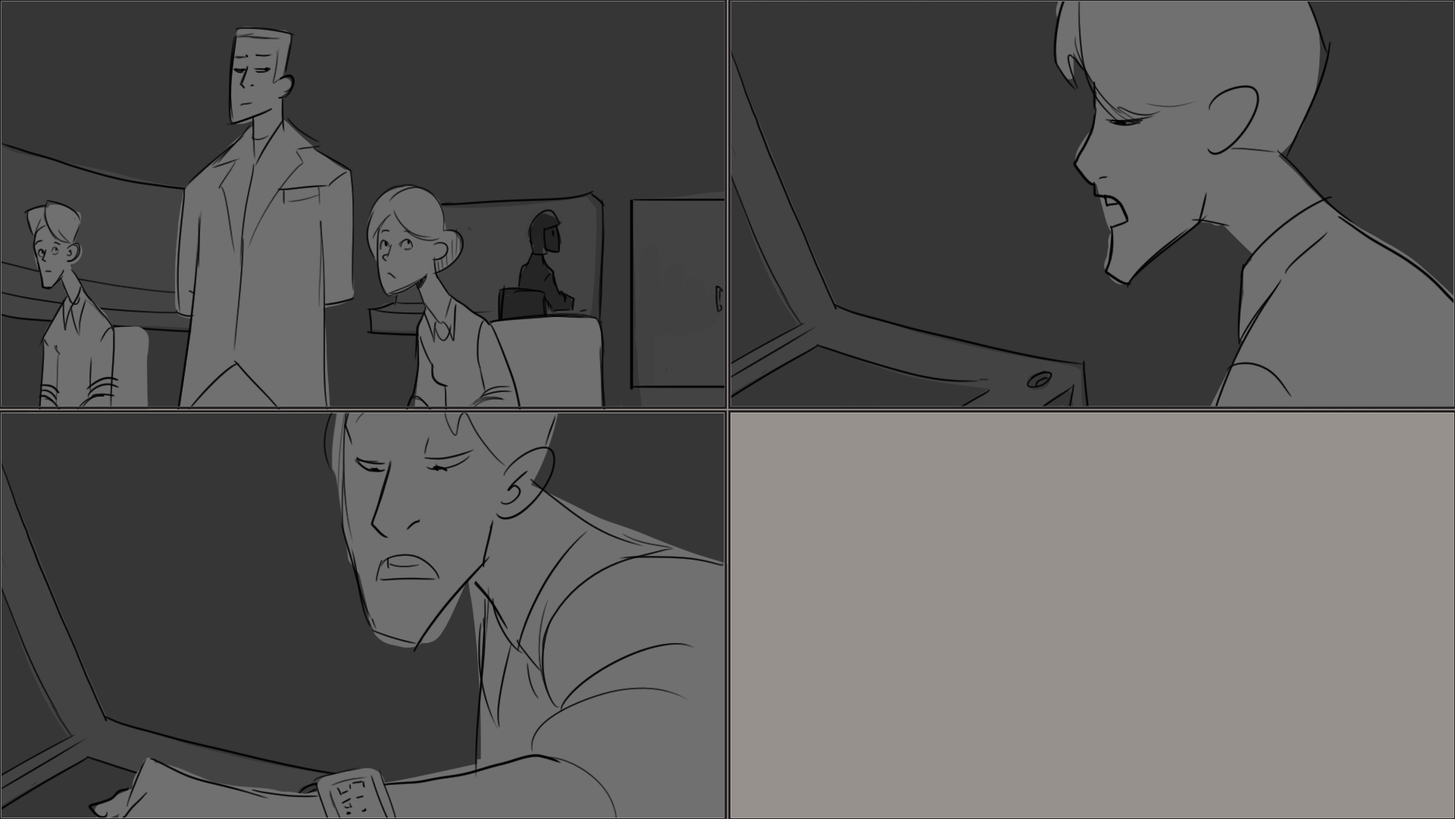
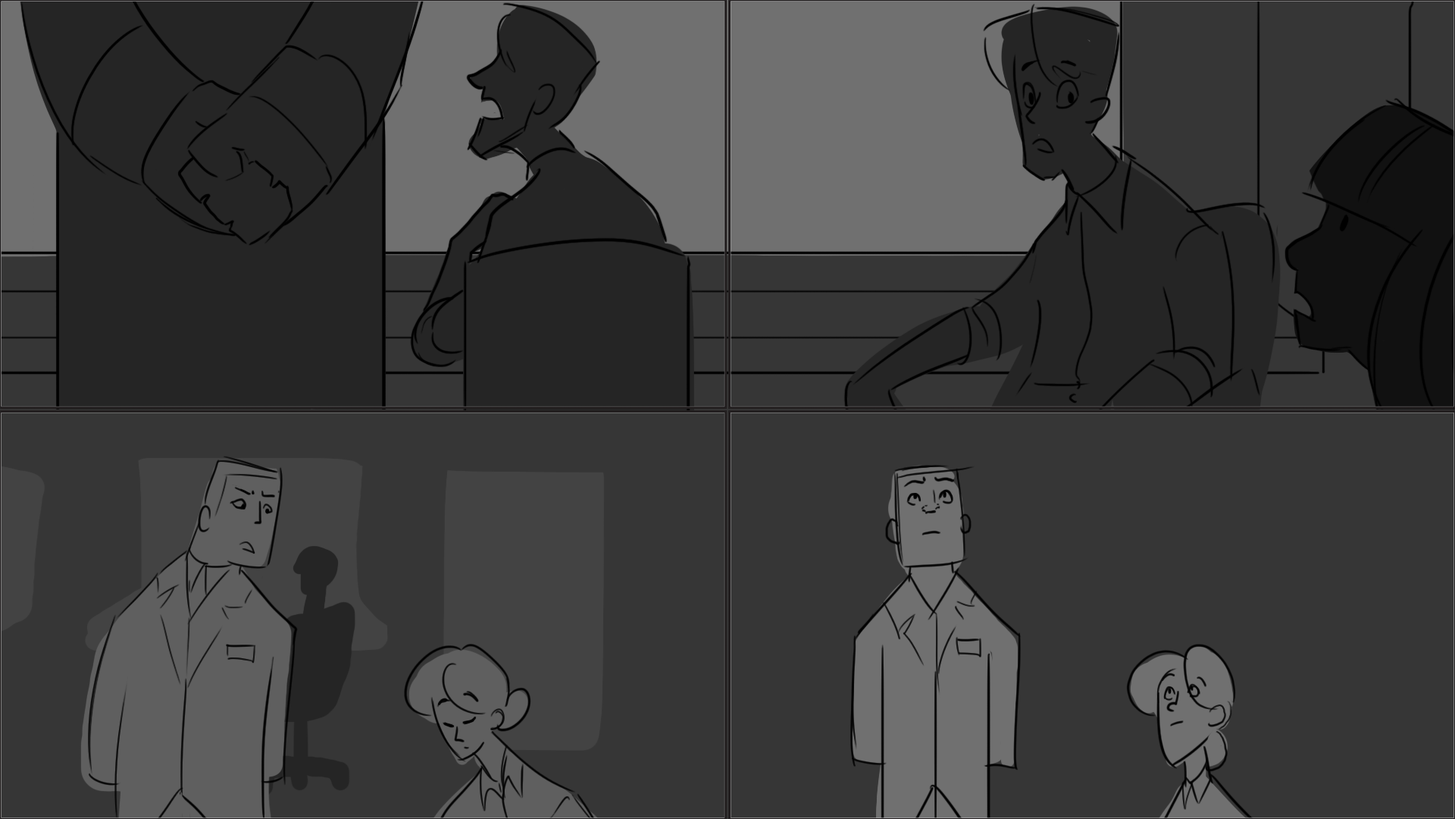
Layers edited between the first and the second (1455, 819) image:
added layer "Major" in group "Shot 4-5" over [19, 0, 425, 410]
added layer "Shirley" in group "Shot 4-5" over [1275, 97, 1455, 410]
added layer "Travis 2" in group "Shot 4-5" over [843, 3, 1282, 410]
renamed "line" to "Travis 1", painted on it over [410, 2, 696, 411]
added layer "Nic and Maj 1" in group "Shot 4-5" over [80, 455, 599, 819]
added layer "Nic and Maj 2" in group "Shot 4-5" over [850, 463, 1255, 819]
added layer "Background Shot 5" in group "Shot 4-5" over [0, 409, 1455, 819]
painted on "Background" (1st of 2, in "Shot 4-5") over [0, 0, 1455, 410]
removed layer "Line" from group "Shot 1-3" over [23, 0, 1455, 819]
removed layer "Value" (2nd of 2, in "Shot 1-3") from group "Shot 1-3" over [26, 0, 1455, 819]
added layer "TNM" in group "Shot 1-3" over [23, 25, 607, 407]
added layer "T1" in group "Shot 1-3" over [729, 1, 1455, 411]
added layer "T2" in group "Shot 1-3" over [87, 412, 731, 819]
added layer "N" in group "Shot 1-3" over [729, 409, 1249, 819]
added layer "BackShot1" in group "Shot 1-3" over [0, 0, 727, 411]
added layer "BackShot2" in group "Shot 1-3" over [730, 1, 1455, 410]
added layer "BackShot3" in group "Shot 1-3" over [728, 409, 1455, 819]
renamed "Backgrounds" to "Backgrounds shot 6", painted on it over [0, 0, 1455, 819]
